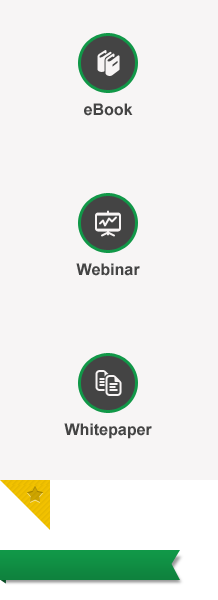
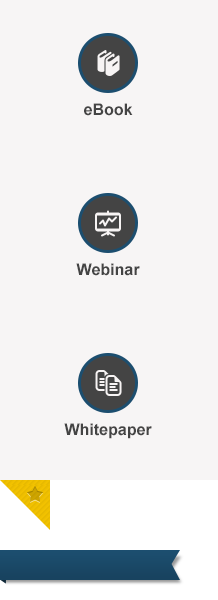
Layered file, before and after one edit (218x600). Changes by layer:
painted on "ribbon" (2nd of 3, in "faixa" › "ribbon"), masked it over <box>0,550,180,580</box>
painted on "ribbon" (3rd of 3, in "faixa" › "ribbon"), masked it over <box>0,579,6,584</box>
painted on "icone" (1st of 3, in "whitepaper"), masked it over <box>95,370,122,396</box>
painted on "elipse" (1st of 3, in "whitepaper"), masked it over <box>78,353,138,413</box>
masked "thumb" (1st of 3, in "whitepaper") over <box>64,353,152,439</box>
painted on "icone" (2nd of 3, in "webinar"), masked it over <box>95,210,121,237</box>
painted on "elipse" (2nd of 3, in "webinar"), masked it over <box>78,193,138,253</box>
masked "thumb" (2nd of 3, in "webinar") over <box>76,193,140,276</box>
painted on "icone" (3rd of 3, in "ebook"), masked it over <box>98,50,120,76</box>
painted on "elipse" (3rd of 3, in "ebook"), masked it over <box>78,33,138,93</box>
masked "thumb" (3rd of 3, in "ebook") over <box>78,33,138,116</box>
